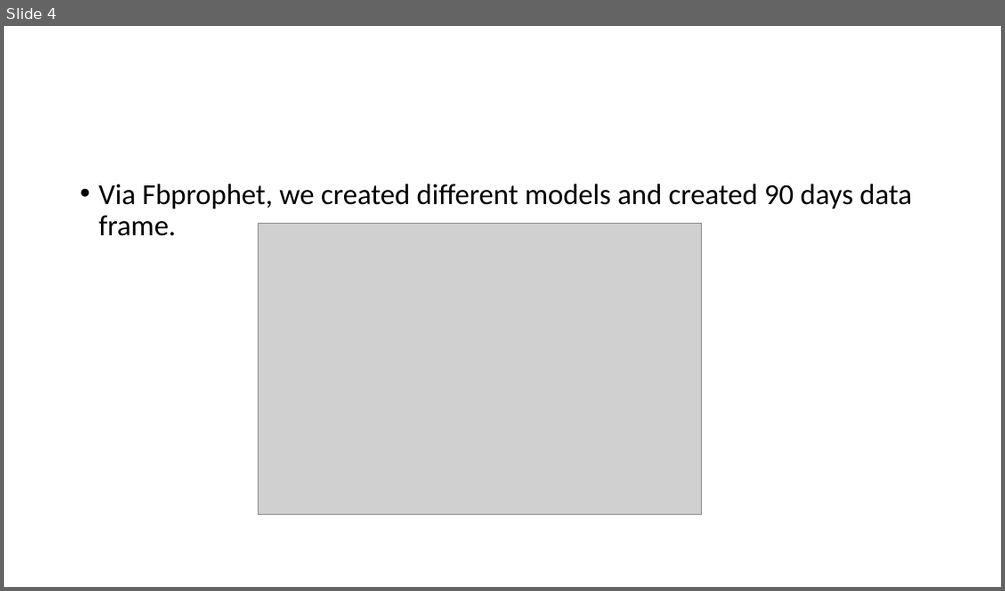
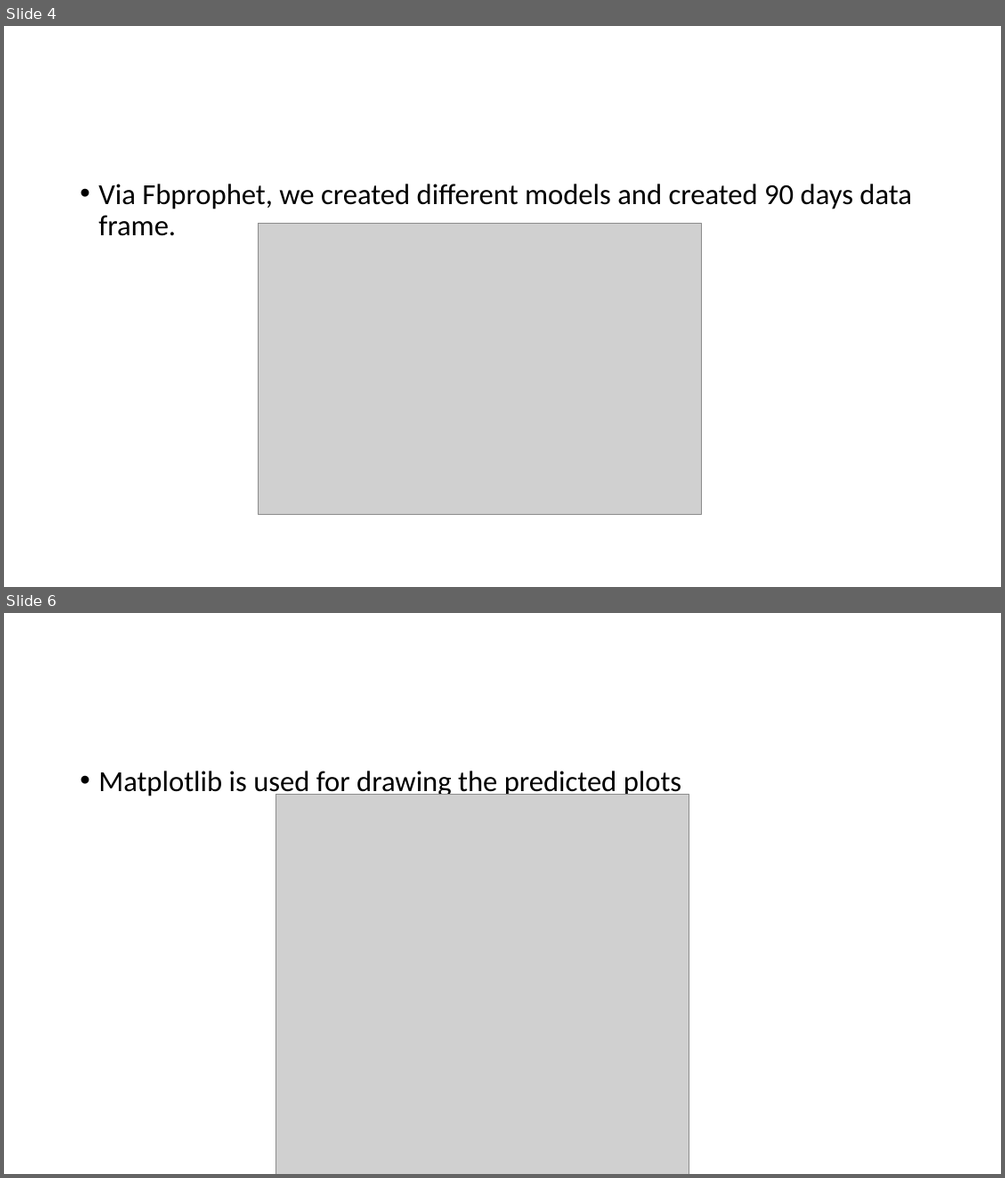
Before and after one commit to ahmadfarouk/FinalProject, a slide deck: Presentation.pptx. Shown one above the other, each under a label of ours: slide 4 before the commit, slides 4 and 6 after it; the slides between them are not shown. The pictures are 1005x591 and 1005x1178 pixels, drawn with LibreOffice and Linux fonts; fonts in the diff are those of the drawing; grey boxes stand for pictures. Boxes give left, top, right and bottom in pixels: in the first picture for what was removed or moved away, otherwise in the second. Text is boxed around its words. In the diff, an @@ line names an element or a change of style, - is before the commit and + after.

```diff
--- a/Presentation.pptx
+++ b/Presentation.pptx
@@ slide 6 added at [4, 613, 1001, 1174], background #FFFFFF @@
@@ text added at [98, 771, 682, 798], 28 pt, text #000000 @@
+• Matplotlib is used for drawing the predicted plots
@@ picture added at [276, 795, 689, 1174] @@
```
Also in this commit, not shown: 1 slide changed, 1 other slide added.
